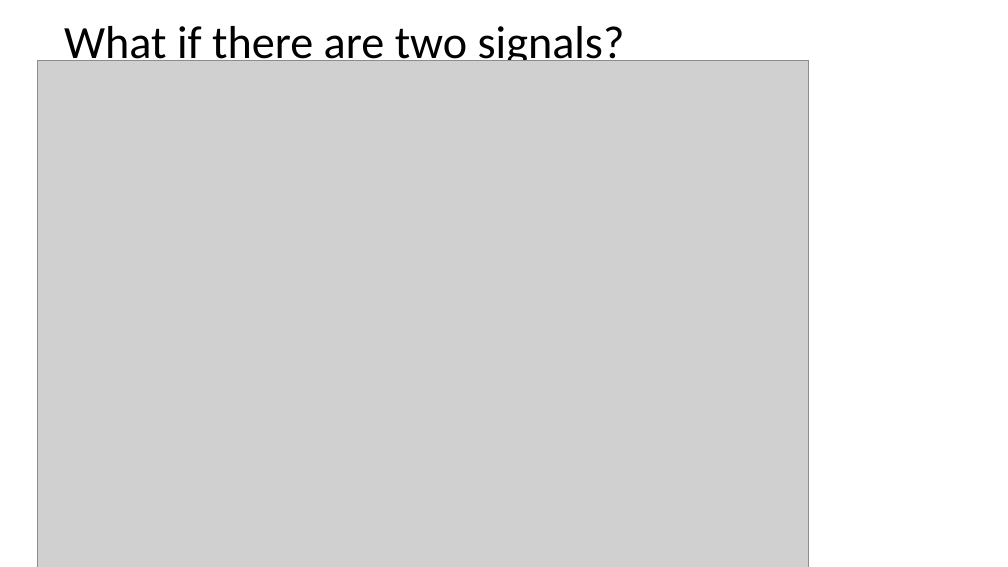
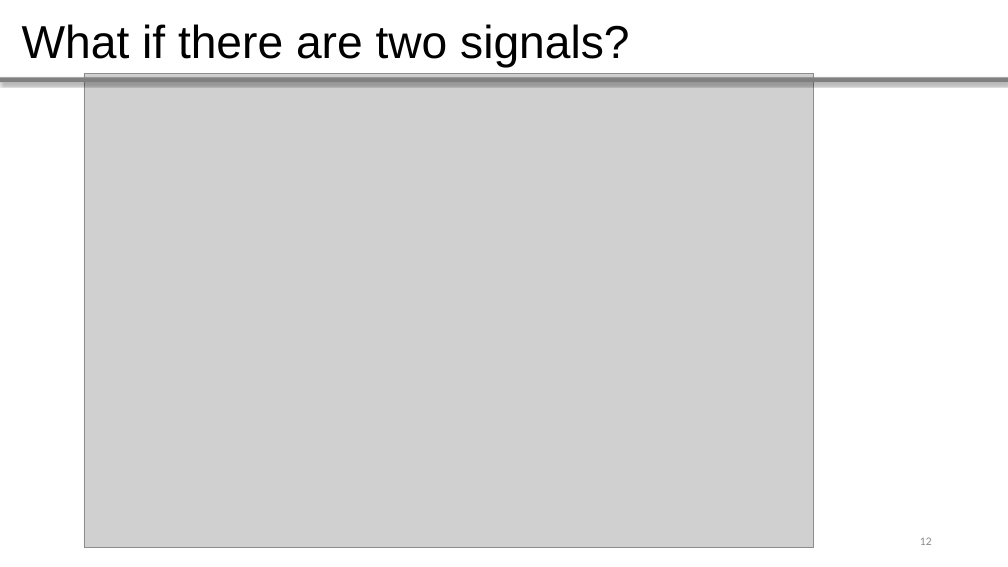
Before and after one commit to whiteRa2bit/cern_summer_project, a slide deck: slide 12 of Evaluating ECAL timing properties using test beam data.pptx. Drawn at 1008x567 pixels with LibreOffice and Linux fonts; fonts in the diff are those of the drawing; grey boxes stand for pictures. Boxes give left, top, right and bottom in pixels: in the first picture for what was removed or moved away, otherwise in the second. Text is boxed around its words. In the diff, an @@ line names an element or a change of style, - is before the commit and + after.

```diff
--- a/Evaluating ECAL timing properties using test beam data.pptx
+++ b/Evaluating ECAL timing properties using test beam data.pptx
@@ text "What if there are two ...": place and size @@
-text "What if there are two ..." at <box>64,26,625,70</box>
+text "What if there are two ..." at <box>22,24,629,68</box>
@@ text "What if there are two ..." at <box>22,24,629,68</box>: font Calibri to Arial @@
@@ line added from (0, 79) to (1008, 79), #808080 4.51 pt @@
@@ picture: place and size @@
-picture at <box>38,60,809,567</box>
+picture at <box>84,73,814,548</box>
@@ page number added at <box>920,537,932,545</box>, 11 pt, text #8B8B8B @@
+12
```
Also in this commit, not shown: 16 other slides changed, 6 slides added, 6 slides removed, 31 other files.
